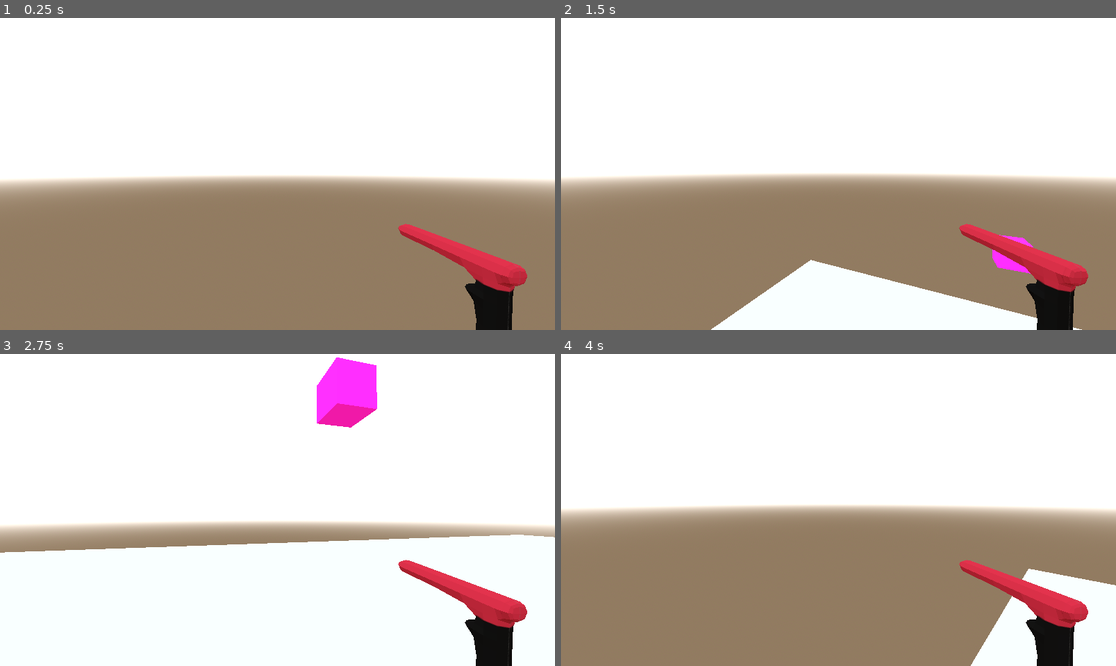
Above: before the commit, frames 1-4 (two rows, left to right).
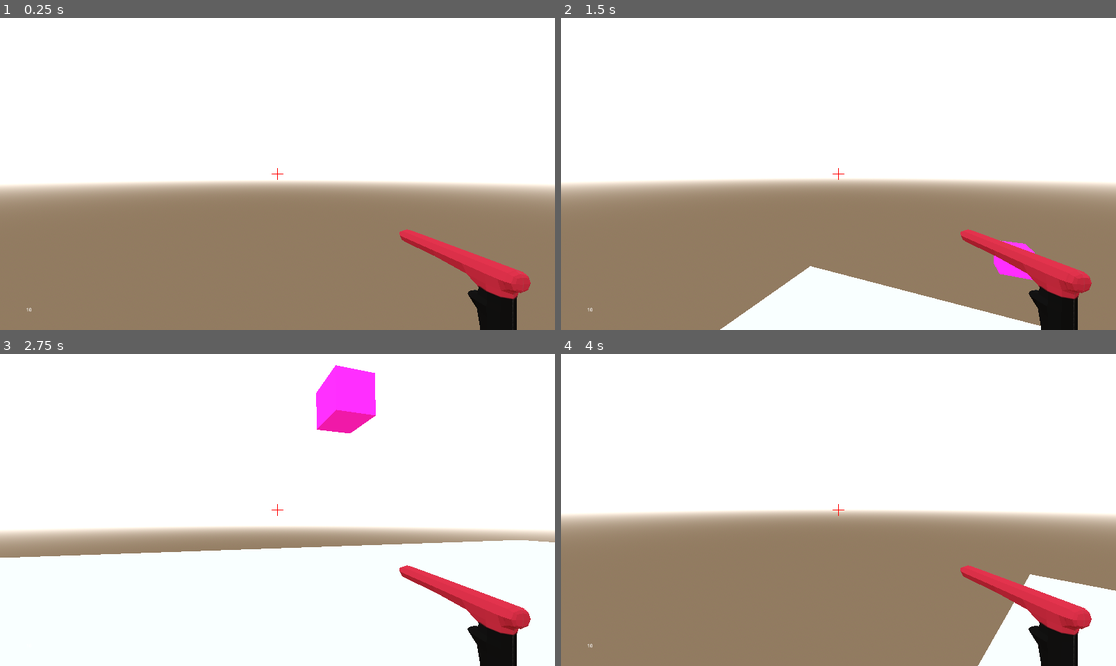
Above: after the commit, the same moments.

Repository: jamesrayment/jamesrayment2024-digital-internal
Game: Godot game, scene res://node_3d.tscn
The game is run twice, just before and just after one commit, with the same random seed, the same clock (stepped at 60 frames per second) and the same inputs.
Inputs (mouse positions are in pixels of both pictures, inside the frame that each line leads up to):
- Up to frame 1 (0.25 s): no input
- Up to frame 2 (1.5 s): tap Enter (ui_accept) at 0.5, 0.77, 1.25 s; move the mouse to (960, 158) at 0.52 s; hold Right (ui_right) 0.53-1.28 s; hold C (Crouch) 0.53-1.28 s; move the mouse to (810, 174) at 1.27 s; hold Up (ui_up) from 1.28 s (still down); tap Shift (Shift) at 1.35 s
- Up to frame 3 (2.75 s): keep holding Up (ui_up); tap Enter (ui_accept) at 1.52 s; move the mouse to (288, 503) at 2.02 s; press the mouse at (288, 503) at 2.03 s
- Up to frame 4 (4 s): keep holding Up (ui_up); move the mouse to (832, 516) at 2.77 s; release the mouse at (832, 516) at 2.78 s; tap C (Crouch) at 2.85 s; tap Enter (ui_accept) at 3.02, 3.77 s; move the mouse to (877, 513) at 3.52 s; tap Shift (Shift) at 3.6 s

The runs differ from the first frame. In frame 1, 5.5% of the frame differs, in the area x 0-100%, y 48-100%; in frame 2, 6.9%; in frame 3, 7.8%, in the area x 0-100%, y 1-100%; in frame 4, 6.0%.

Commit message:
Crosshair + Begin ammo counter
Added in a crosshair and started working on an ammo counter UI feature for the player.

Diff:
--- a/Gdottesting/node_3d.tscn
+++ b/Gdottesting/node_3d.tscn
@@ -1,9 +1,10 @@
-[gd_scene load_steps=22 format=3 uid="uid://d23f0gp6mrbk0"]
+[gd_scene load_steps=23 format=3 uid="uid://d23f0gp6mrbk0"]
 
 [ext_resource type="Script" path="res://Player.gd" id="1_bfrp1"]
 [ext_resource type="PackedScene" uid="uid://cttmlol7ryty6" path="res://guntextured.glb" id="2_gb56c"]
 [ext_resource type="Script" path="res://gun.gd" id="3_04fb4"]
 [ext_resource type="Script" path="res://TestBox.gd" id="4_5i2h8"]
+[ext_resource type="Texture2D" uid="uid://cmg2edydvvbiv" path="res://KovaaK-Crosshair.png" id="4_wqp5w"]
 [ext_resource type="PackedScene" uid="uid://lfmxryqqwk5v" path="res://ObjectiveMarker.tscn" id="5_iuyvw"]
 
 [sub_resource type="BoxShape3D" id="BoxShape3D_g0yss"]
@@ -219,10 +220,10 @@
 transform = Transform3D(1, 0, 0, 0, 1, 0, 0, 0, 1, 0, 0.10844, 0)
 
 [node name="Camera3D" type="Camera3D" parent="Player/CollisionShape3D/Neck"]
-transform = Transform3D(1, 0, 0, 0, 0.999674, 0.025514, 0, -0.025514, 0.999674, 0.0582374, 0.654081, -0.00327301)
+transform = Transform3D(1, -3.48787e-16, 3.48787e-16, 3.48787e-16, 1, -3.48787e-16, -3.48787e-16, 3.48787e-16, 1, 0.0582374, 0.654081, -0.00327301)
 
 [node name="Aimcast" type="RayCast3D" parent="Player/CollisionShape3D/Neck/Camera3D"]
-transform = Transform3D(-0.0387203, 0.000366286, -0.00295487, 0.000300272, 0.0388235, 0.000877851, 0.00296232, 0.000852419, -0.038712, 2.08165e-12, 2.08165e-12, 2.08165e-12)
+transform = Transform3D(-0.0388346, 1.3545e-17, -3.39502e-09, 1.3545e-17, 0.0388346, -1.3545e-17, 3.39503e-09, -1.3545e-17, -0.0388345, 2.08165e-12, 2.08165e-12, 2.08165e-12)
 target_position = Vector3(2.08165e-12, 2.08165e-12, 10000)
 
 [node name="guntextured" parent="Player/CollisionShape3D/Neck" node_paths=PackedStringArray("ANIMATIONPLAYER") instance=ExtResource("2_gb56c")]
@@ -230,6 +231,23 @@
 script = ExtResource("3_04fb4")
 ANIMATIONPLAYER = NodePath("../../../AnimationPlayer")
 
+[node name="crosshair" type="TextureRect" parent="Player/CollisionShape3D/Neck"]
+offset_left = 940.0
+offset_top = 520.0
+offset_right = 980.0
+offset_bottom = 560.0
+texture = ExtResource("4_wqp5w")
+
+[node name="current ammo" type="Label" parent="Player/CollisionShape3D/Neck"]
+offset_left = 73.0
+offset_top = 990.0
+offset_right = 128.0
+offset_bottom = 1029.0
+text = "10
+"
+horizontal_alignment = 1
+vertical_alignment = 1
+
 [node name="CSGMesh3D" type="CSGMesh3D" parent="Player"]
 mesh = SubResource("CapsuleMesh_1pgd1")
 
Binary file added: Gdottesting/KovaaK-Crosshair.png
Not shown, added: Gdottesting/KovaaK-Crosshair.png.import
